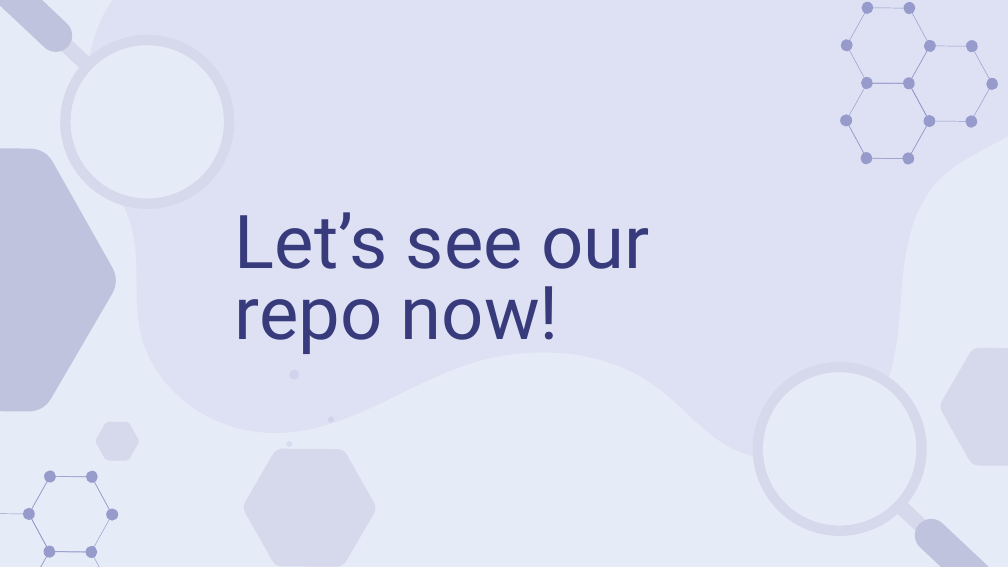
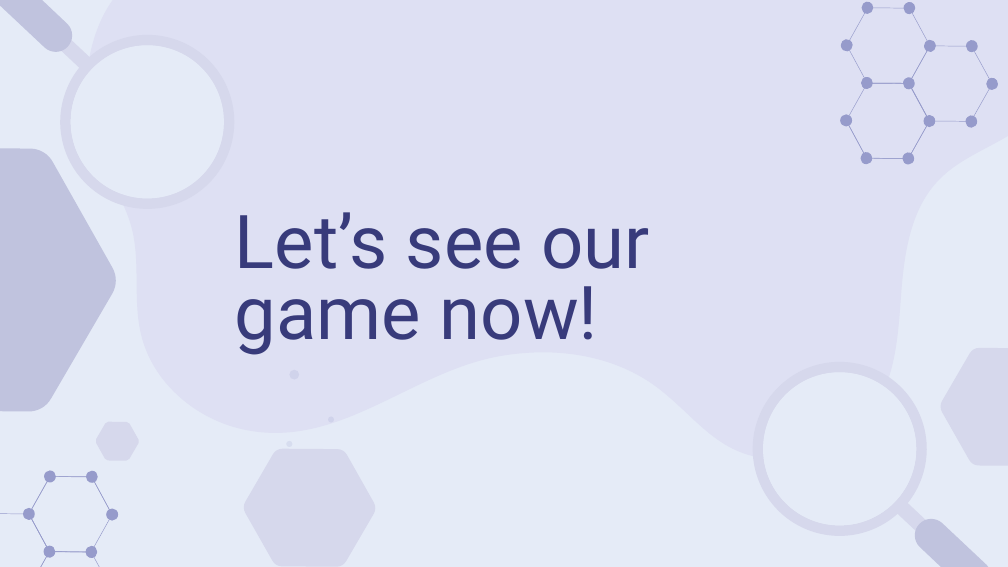
Before and after one commit to HHChandar20/LRizz, a slide deck: slide 6 of Documents/Presentation.pptx (slide 5 before the commit). Drawn at 1008x567 pixels with LibreOffice and Linux fonts; fonts in the diff are those of the drawing. Boxes give left, top, right and bottom in pixels: in the first picture for what was removed or moved away, otherwise in the second. Text is boxed around its words. In the diff, an @@ line names an element or a change of style, - is before the commit and + after.

Commit message:
Edit presentation

```diff
--- a/Documents/Presentation.pptx
+++ b/Documents/Presentation.pptx
@@ title at [235, 212, 649, 355]: text changed @@
-Let’s see our repo now!
+Let’s see our game now!
```
Also in this commit, not shown: 1 slide added.
